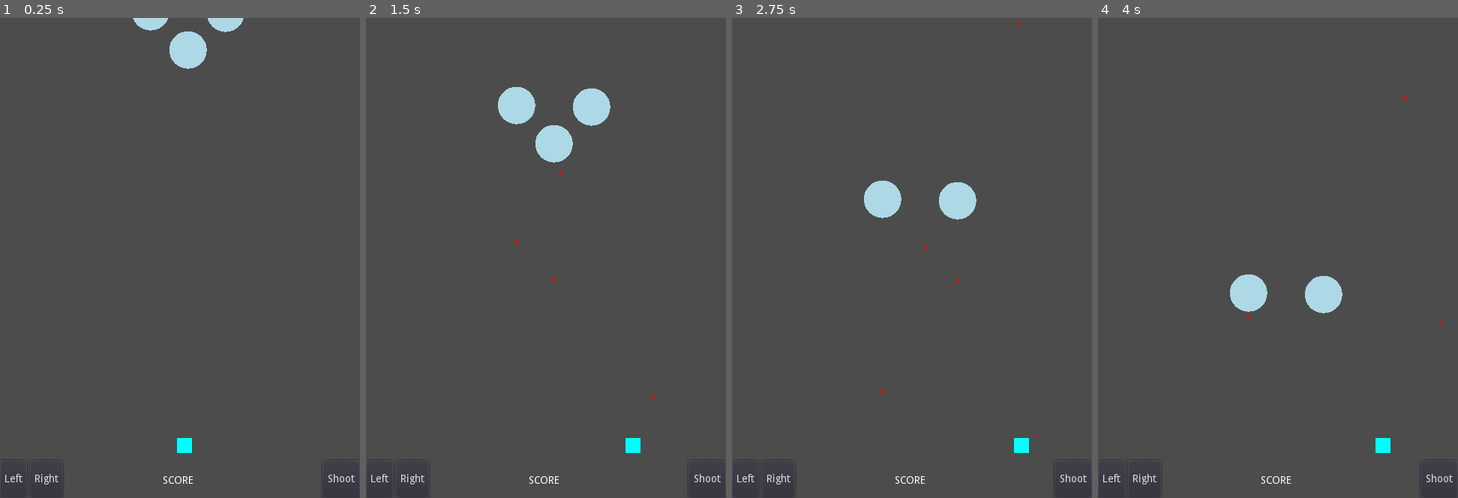
Above: before the commit, frames 1-4 (left to right).
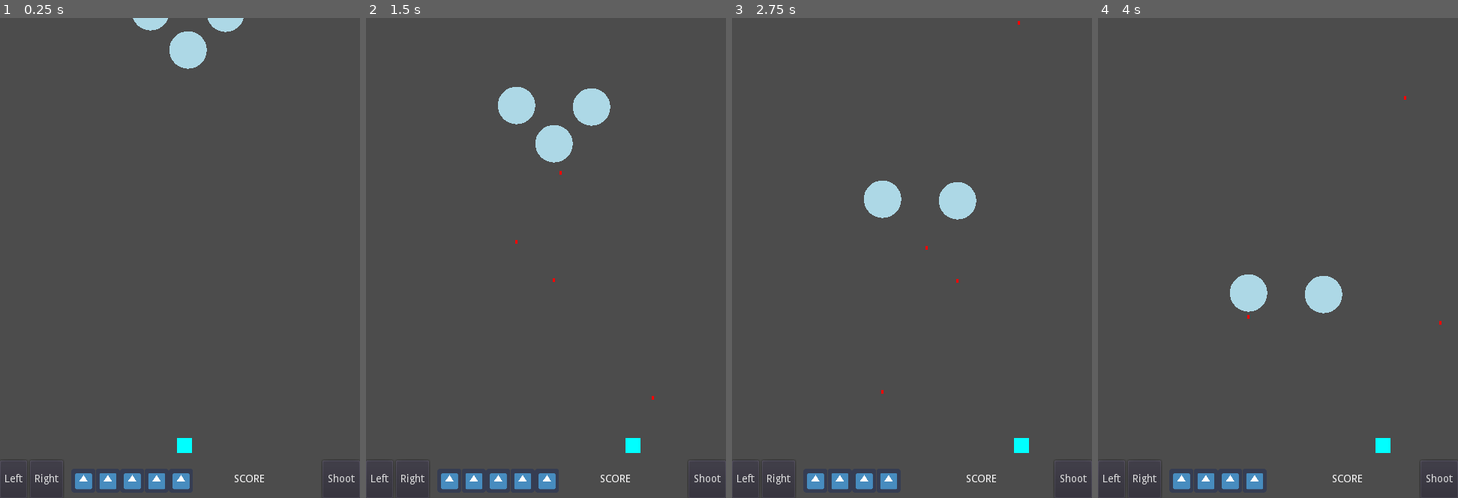
Above: after the commit, the same moments.

Repository: the-g-force/FamJam-November2020
Game: Godot game, scene res://src/TestLevel.tscn
Same seed, same stepped clock (60 frames per second), same inputs: the game is played once before the commit and once after it. The engine's default icon, where the game draws it, is replaced by a stand-in: a white triangle on a blue panel in a dark square.
Inputs (mouse positions are in pixels of both pictures, inside the frame that each line leads up to):
- Up to frame 1 (0.25 s): no input
- Up to frame 2 (1.5 s): move the mouse to (625, 234) at 0.52 s; hold Right (Right) 0.53-1.28 s; tap Space (Shoot) at 0.6, 1.35 s; click (625, 234) at 0.67 s; move the mouse to (474, 282) at 1.27 s; hold Left (Left) from 1.28 s (still down)
- Up to frame 3 (2.75 s): move the mouse to (948, 152) at 2.02 s; release Left (Left) at 2.03 s; hold Right (Right) from 2.03 s (still down); tap Space (Shoot) at 2.1 s
- Up to frame 4 (4 s): move the mouse to (1260, 354) at 2.77 s; tap Space (Shoot) at 2.85, 3.6 s; click (1260, 354) at 2.92 s; move the mouse to (1386, 330) at 3.52 s; release Right (Right) at 3.53 s; hold Left (Left) from 3.53 s (still down)

The runs differ from the first frame. In frame 1, 0.9% of the frame differs, in the area x 20-74%, y 94-99%; in frame 2, 0.9%; in frame 3, 0.8%; in frame 4, 0.8%.

Commit message:
Add player health shown on bottom of board

Diff:
--- a/project/project.godot
+++ b/project/project.godot
@@ -28,6 +28,10 @@
 
 run/main_scene="res://src/TestLevel.tscn"
 config/icon="res://icon.png"
+
+[autoload]
+
+Gamestats="*res://src/Gamestats.gd"
 
 [display]
 
--- /dev/null
+++ b/project/src/Gamestats.gd
@@ -0,0 +1,4 @@
+extends Node
+
+var health := 5
+var score := 0
--- a/project/src/Player.gd
+++ b/project/src/Player.gd
@@ -2,7 +2,6 @@
 extends KinematicBody2D
 
 export var speed := 200
-export var health := 3
 
 func _physics_process(delta):
 	var velocity := 0
@@ -19,8 +18,8 @@
 
 
 func hit():
-	health -= 1
-	if health <= 0:
+	Gamestats.health -= 1
+	if Gamestats.health <= 0:
 		queue_free()
 
 
--- a/project/src/PlayerKeyboard.gd
+++ b/project/src/PlayerKeyboard.gd
@@ -1,8 +1,10 @@
 extends Node2D
 
 
-func _ready():
-	pass
+func _process(_delta):
+	if Gamestats.health < 5:
+		$Health.get_node("Sprite"+str(Gamestats.health+1)).hide()
+	$Score.text == str(Gamestats.score)
 
 
 func _on_Shoot_pressed():
--- a/project/src/PlayerKeyboard.tscn
+++ b/project/src/PlayerKeyboard.tscn
@@ -1,6 +1,7 @@
-[gd_scene load_steps=2 format=2]
+[gd_scene load_steps=3 format=2]
 
 [ext_resource path="res://src/PlayerKeyboard.gd" type="Script" id=1]
+[ext_resource path="res://icon.png" type="Texture" id=2]
 
 [node name="Keyboard" type="Node2D"]
 script = ExtResource( 1 )
@@ -32,15 +33,39 @@
 margin_bottom = 50.0
 text = "Right"
 
-[node name="Label" type="Label" parent="."]
-margin_left = 216.505
-margin_top = 20.2271
-margin_right = 257.505
-margin_bottom = 34.2271
+[node name="Score" type="Label" parent="."]
+margin_left = 312.236
+margin_top = 17.8487
+margin_right = 353.236
+margin_bottom = 31.8487
 text = "SCORE"
 __meta__ = {
 "_edit_use_anchors_": false
 }
+
+[node name="Health" type="Node2D" parent="."]
+position = Vector2( 111.191, 24.3787 )
+scale = Vector2( 0.5, 0.5 )
+
+[node name="Sprite1" type="Sprite" parent="Health"]
+position = Vector2( 0, 5 )
+texture = ExtResource( 2 )
+
+[node name="Sprite2" type="Sprite" parent="Health"]
+position = Vector2( 65, 5 )
+texture = ExtResource( 2 )
+
+[node name="Sprite3" type="Sprite" parent="Health"]
+position = Vector2( 130, 5 )
+texture = ExtResource( 2 )
+
+[node name="Sprite4" type="Sprite" parent="Health"]
+position = Vector2( 195, 5 )
+texture = ExtResource( 2 )
+
+[node name="Sprite5" type="Sprite" parent="Health"]
+position = Vector2( 260, 5 )
+texture = ExtResource( 2 )
 [connection signal="pressed" from="Shoot" to="." method="_on_Shoot_pressed"]
 [connection signal="button_down" from="Buttons/Left" to="." method="_on_Left_button_down"]
 [connection signal="button_up" from="Buttons/Left" to="." method="_on_Left_button_up"]
